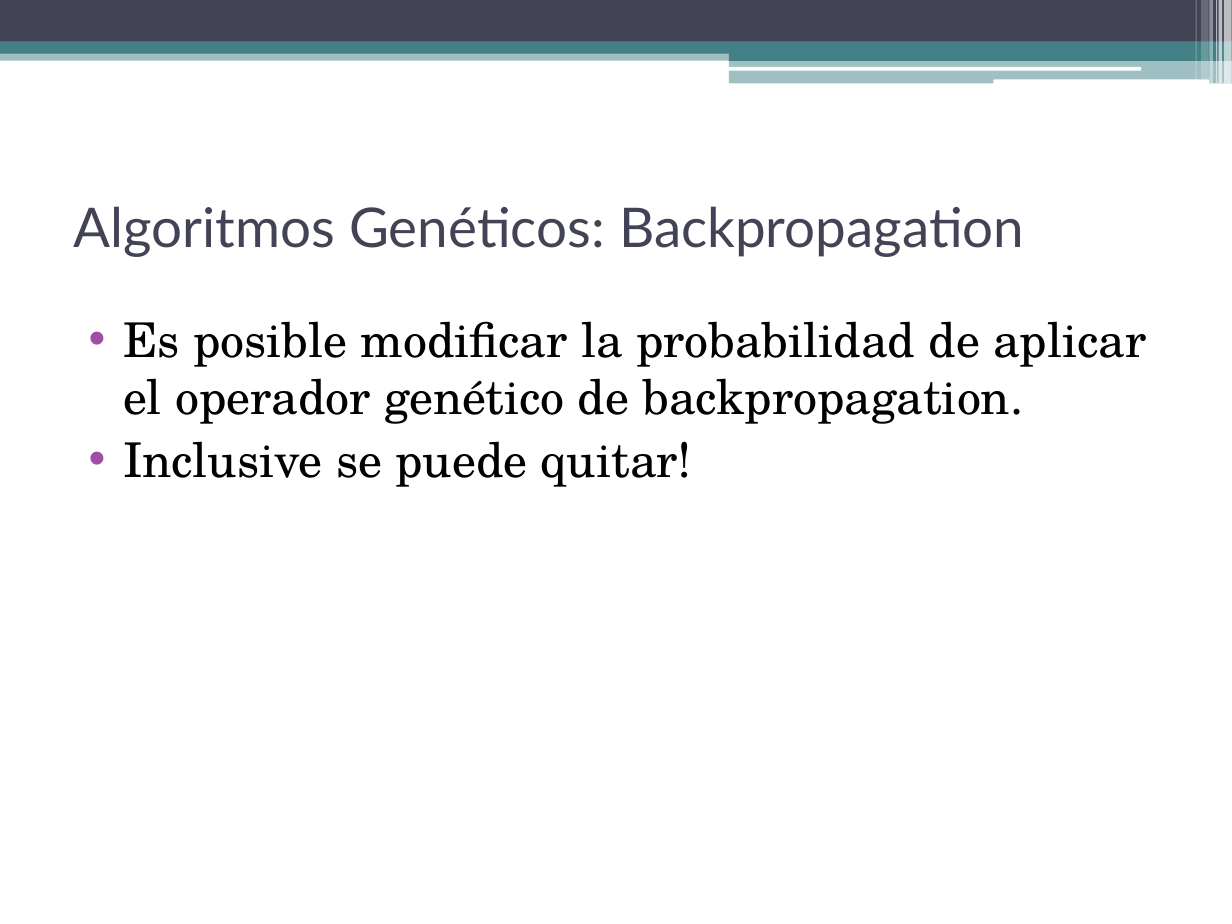
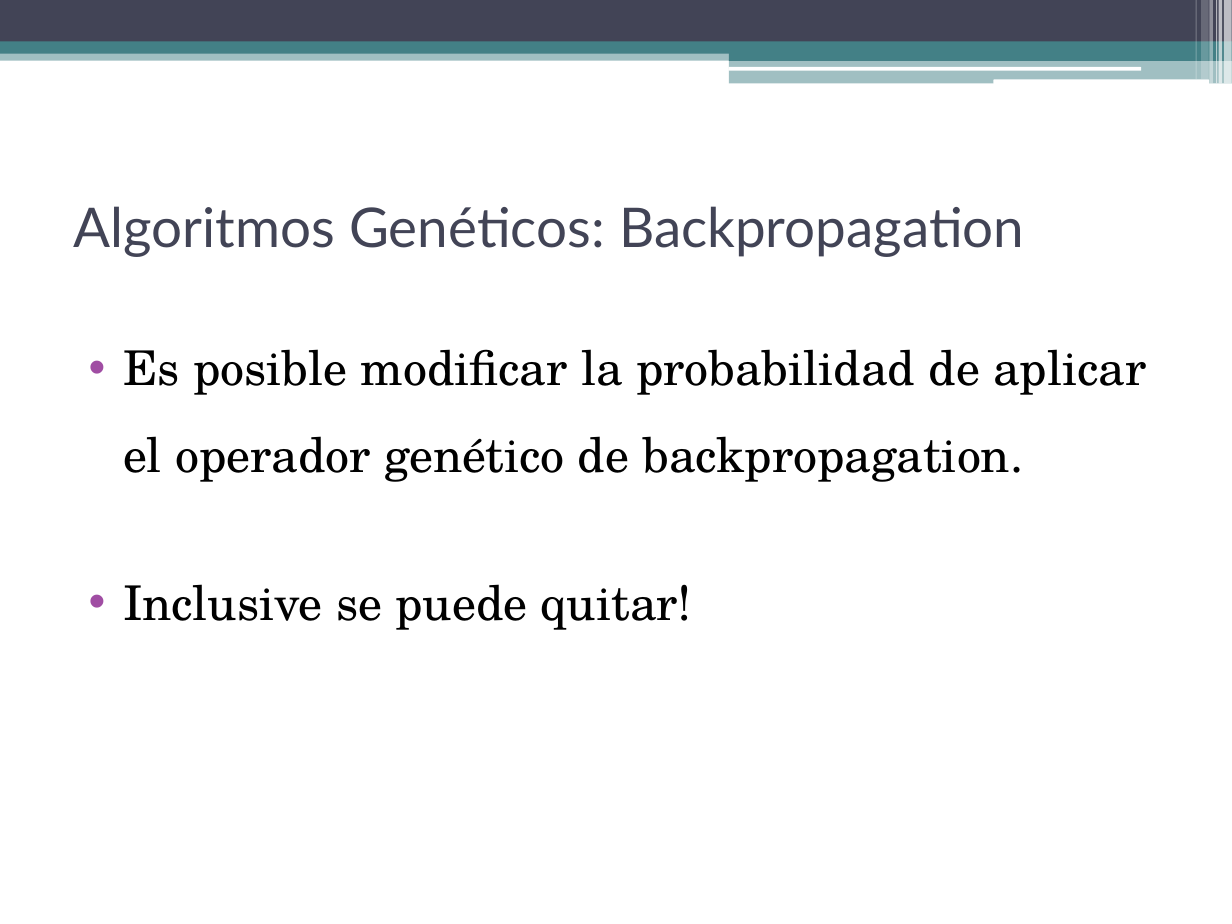
Before and after one commit to dariosus/ITBA_SIA_13_GeneticAlgorithms, a slide deck: slide 12 of presentation/Sistemas de Inteligencia Artificial.pptx. Drawn at 1232x924 pixels with LibreOffice and Linux fonts; fonts in the diff are those of the drawing. Boxes give left, top, right and bottom in pixels: in the first picture for what was removed or moved away, otherwise in the second. Text is boxed around its words. In the diff, an @@ line names an element or a change of style, - is before the commit and + after.

```diff
--- a/presentation/Sistemas de Inteligencia Artificial.pptx
+++ b/presentation/Sistemas de Inteligencia Artificial.pptx
@@ text "Es posible modificar la probabilidad ..." at [123,349,1146,630]: line spacing 1 to 1.5 @@
```
Also in this commit, not shown: 7 other slides changed, 1 slide added.
